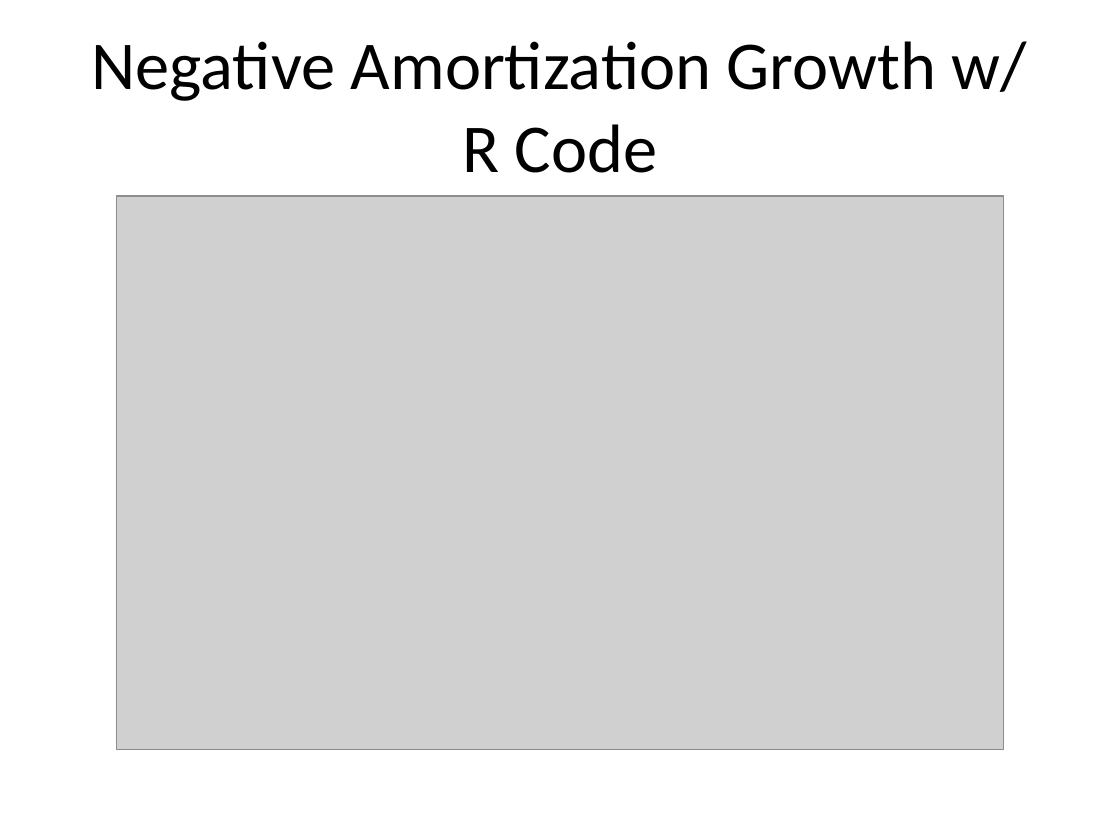
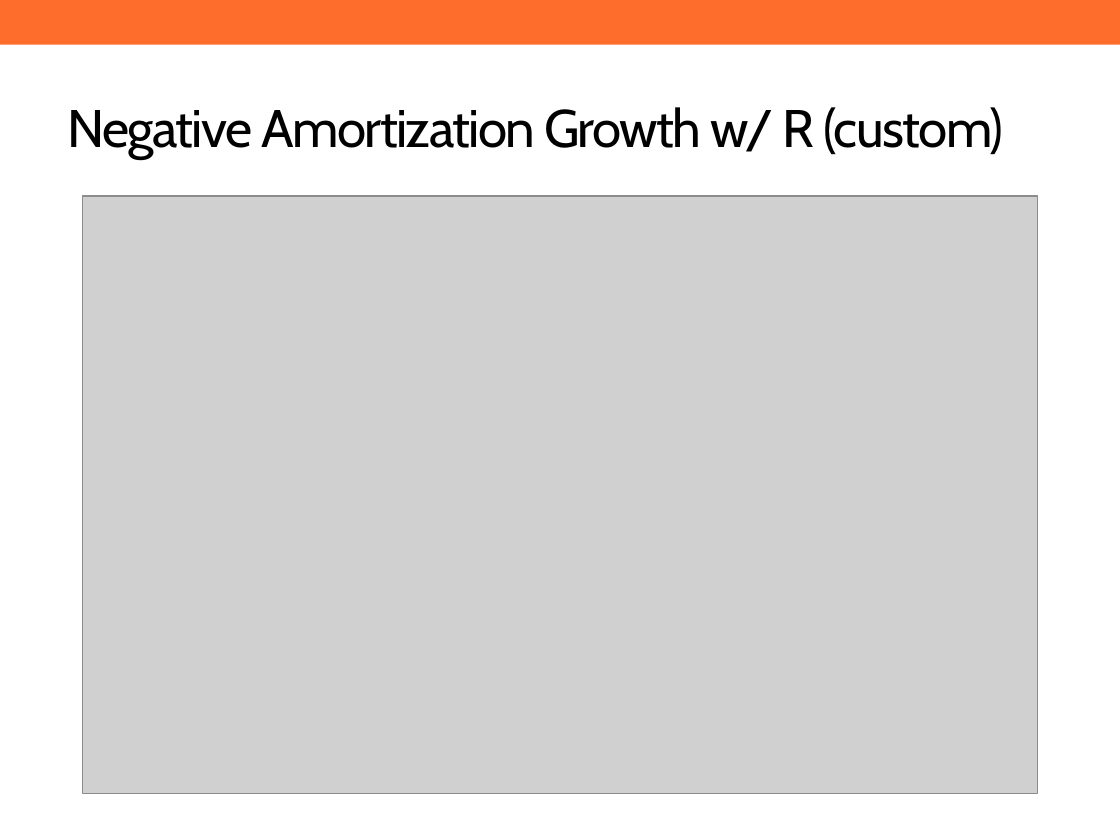
Before and after one commit to ReasonFoundation/GraphicsR, a slide deck: slide 5 of SamplePPT.pptx. Drawn at 1120x840 pixels with LibreOffice and Linux fonts; fonts in the diff are those of the drawing; grey boxes stand for pictures; background and template pictures are left out. Boxes give left, top, right and bottom in pixels: in the first picture for what was removed or moved away, otherwise in the second. Text is boxed around its words. In the diff, an @@ line names an element or a change of style, - is before the commit and + after.

```diff
--- a/SamplePPT.pptx
+++ b/SamplePPT.pptx
@@ rectangle added at box(0, 0, 1120, 45), fill #FF6D2C @@
@@ title at box(67, 107, 1003, 158): text changed; size 44 to 34 pt; font Calibri to Cabin @@
-Negative Amortization Growth w/ R Code
+Negative Amortization Growth w/ R (custom)
@@ picture: place and size @@
-picture at box(116, 196, 1004, 749)
+picture at box(83, 196, 1038, 793)
```
Also in this commit, not shown: 7 other slides changed, 1 other file.
